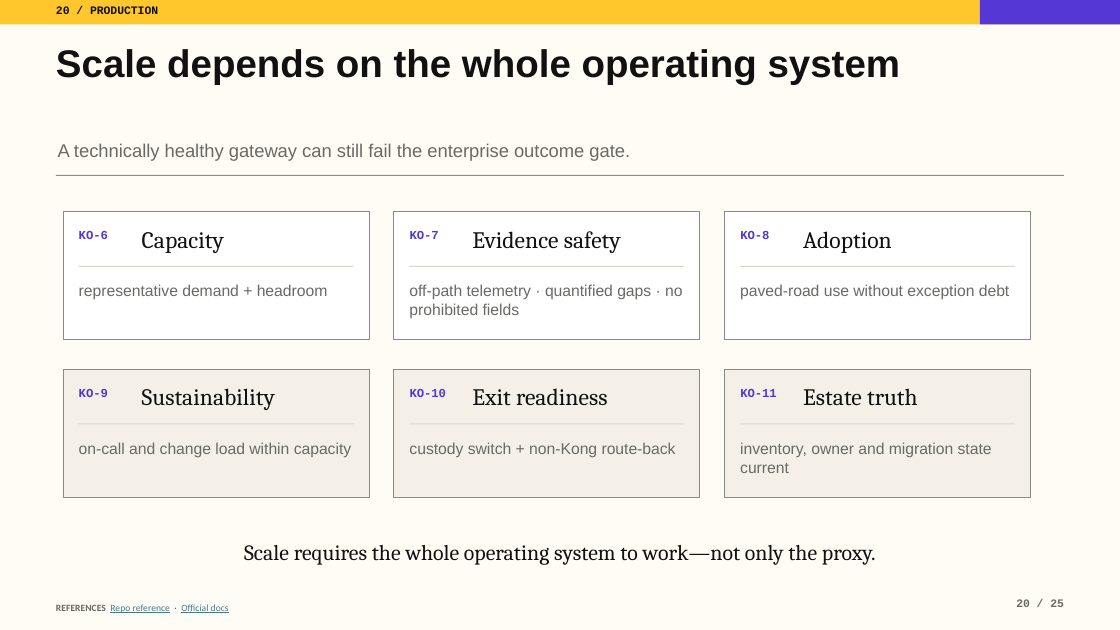
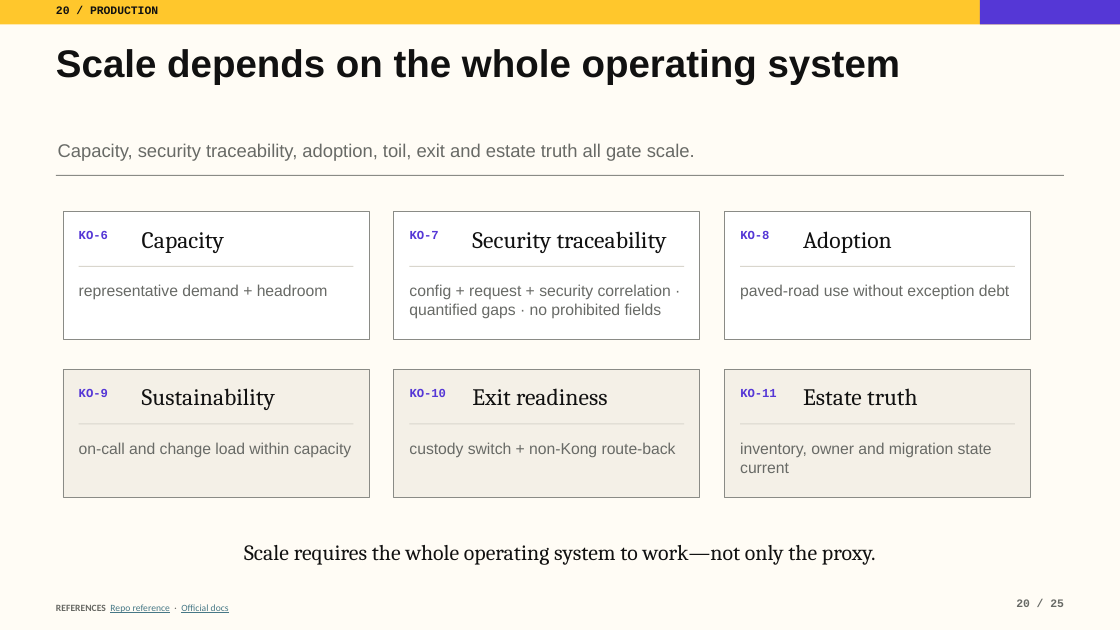
Before and after one commit to tomqwu/apim, a slide deck: slide 20 of presentations/kong-platform-journey-guided.pptx. Drawn at 1120x630 pixels with LibreOffice and Linux fonts; fonts in the diff are those of the drawing. Boxes give left, top, right and bottom in pixels: in the first picture for what was removed or moved away, otherwise in the second. Text is boxed around its words. In the diff, an @@ line names an element or a change of style, - is before the commit and + after.

Commit message:
Expand Kong evaluation assurance and migration evidence (#15)

```diff
--- a/presentations/kong-platform-journey-guided.pptx
+++ b/presentations/kong-platform-journey-guided.pptx
@@ text at <box>58,143,695,161</box>: text changed @@
-A technically healthy gateway can still fail the enterprise outcome gate.
+Capacity, security traceability, adoption, toil, exit and estate truth all gate scale.
@@ text at <box>472,231,667,253</box>: text changed @@
-Evidence safety
+Security traceability
@@ text at <box>409,284,671,319</box>: text changed @@
-off-path telemetry · quantified gaps · no prohibited fields
+config + request + security correlation · quantified gaps · no prohibited fields
```
Also in this commit, not shown: 9 other slides changed, 22 other files.
